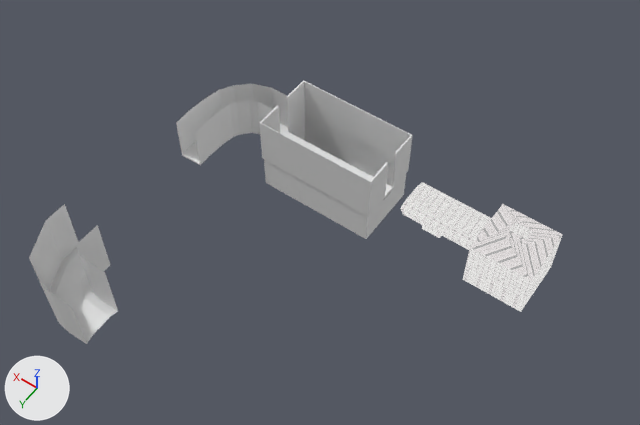
What one commit did to the Blender file Assets/lvlDesignStuff/Models/poolswaterways/liminalBathroom.blend.
Both versions are drawn from a 50 mm camera at (-641.0, 2391.0, 3332.0) aimed at (782.0, 398.0, 200.0). The lights are fixed; the arrows at lower left show +X, +Y and +Z.

The scene before the commit, as lines of its bpy script (objects in view):
```python
me_cube = bpy.data.meshes.new('Cube')
me_cube.from_pydata(...)  # 100 vertices, 95 faces; spans x -0.0312..0.0312, y -0.0312..0.0312, z -0.0458..0.0188
me_cube.materials.append(mat_pngtree_effect_picture_of_exterior_wall_of_shopping_mall_pictur)
me_cube_002 = bpy.data.meshes.new('Cube.002')
me_cube_002.from_pydata(...)  # 101 vertices, 82 faces; spans x -0.192..0.031, y -0.056..0.056, z -0.031..0.059
me_cube_002.materials.append(mat_pngtree_effect_picture_of_exterior_wall_of_shopping_mall_pictur)
me_cube_005 = bpy.data.meshes.new('Cube.005')
me_cube_005.from_pydata(...)  # 272 vertices, 259 faces; spans x -0.03..0.03, y -0.03..0.03, z -1.46..1.14
me_cube_007 = bpy.data.meshes.new('Cube.007')
me_cube_007.from_pydata(...)  # 52 vertices, 32 faces; spans x -0.033..0.044, y -0.013..0.089, z 0.087..0.807
ob_corridor = bpy.data.objects.new('corridor', me_cube_002)
ob_corridor.location = (203.0, 0.0, 59.0)
ob_corridor.scale = (-1750.0, -1750.0, -1750.0)
ob_cube = bpy.data.objects.new('Cube', me_cube_005)
ob_cube.location = (976.0, 0.0, 32.0)
ob_cube.scale = (-10100.0, -5640.0, -170.0)
ob_cube_001 = bpy.data.objects.new('Cube.001', me_cube_007)
ob_cube_001.location = (1432.0, 0.0, 0.0)
ob_cube_001.scale = (4440.0, 4440.0, 325.0)
ob_midroom = bpy.data.objects.new('midRoom', me_cube)
ob_midroom.location = (0.0, 0.0, 0.0)
ob_midroom.scale = (-4810.0, -4810.0, -4810.0)
# also in view: 'corridor.001' at (1458.0, 1257.0, 168.0)
```
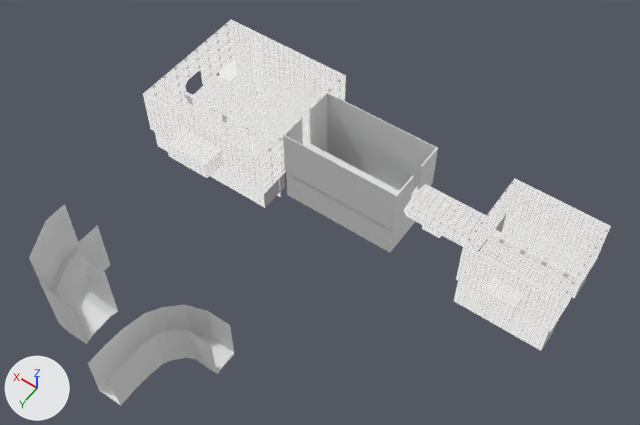
Location of each change, [x1, y1, x2, y2] in pixels of the pictures (640 x 425 px):
'Cube.003', added
    after: [143, 20, 346, 208]
'Cube', moved
    before: [260, 80, 413, 239]
    after: [283, 92, 438, 253]
'Cube.002', added
    after: [454, 179, 611, 351]
'Cube.001', moved
    before: [176, 84, 288, 165]
    after: [88, 305, 234, 406]
'midRoom', deleted
    before: [463, 204, 563, 312]

Patch to the scene script:
```diff
--- a/Assets/lvlDesignStuff/Models/poolswaterways/liminalBathroom.blend.py
+++ b/Assets/lvlDesignStuff/Models/poolswaterways/liminalBathroom.blend.py
@@ img_pngtree_effect_picture_of_exterior_wall_of_shopping_mall_pi @@
+img_pngtree_effect_picture_of_exterior_wall_of_shopping_mall_pi = load_image('pngtree-effect-picture-of-exterior-wall-of-shopping-mall-pi', 'pngtree-effect-picture-of-exterior-wall-of-shopping-mall-picture-image_1892968.png', 1200, 1206, 'sRGB')
@@ mat_pngtree_effect_picture_of_exterior_wall_of_shopping_mall_pi @@
+mat_pngtree_effect_picture_of_exterior_wall_of_shopping_mall_pi = bpy.data.materials.new('pngtree-effect-picture-of-exterior-wall-of-shopping-mall-pi')
+# uses the picture img_pngtree_effect_picture_of_exterior_wall_of_shopping_mall_pi
@@ me_cube_003 @@
+me_cube_003.from_pydata(...)  # 850 vertices, 806 faces; spans x -0.034..0.031, y -0.043..0.031, z -0.39..0.652
+me_cube_003.materials.append(mat_pngtree_effect_picture_of_exterior_wall_of_shopping_mall_pi)
@@ me_cube_001 @@
+me_cube_001.from_pydata(...)  # 312 vertices, 288 faces; spans x -0.031..0.031, y -0.043..0.031, z -0.41..0.626
+me_cube_001.materials.append(mat_pngtree_effect_picture_of_exterior_wall_of_shopping_mall_pictur)
@@ ob_midroom @@
-ob_midroom = bpy.data.objects.new('midRoom', me_cube)
-ob_midroom.location = (0.0, 0.0, 0.0)
-ob_midroom.scale = (-4810.0, -4810.0, -4810.0)
@@ ob_cube @@
 ob_cube = bpy.data.objects.new('Cube', me_cube_005)
-ob_cube.location = (976.0, 0.0, 32.0)
+ob_cube.location = (838.0, 0.0, 32.0)
 ob_cube.scale = (-10100.0, -5640.0, -170.0)
@@ ob_cube_001 @@
 ob_cube_001 = bpy.data.objects.new('Cube.001', me_cube_007)
-ob_cube_001.location = (1432.0, 0.0, 0.0)
+ob_cube_001.location = (860.0, 1169.0, 0.0)
 ob_cube_001.scale = (4440.0, 4440.0, 325.0)
@@ ob_cube_003 @@
+ob_cube_003 = bpy.data.objects.new('Cube.003', me_cube_003)
+ob_cube_003.location = (1520.0, 0.0, 0.0)
+ob_cube_003.scale = (-11800.0, -10900.0, 421.0)
@@ ob_cube_002 @@
+ob_cube_002 = bpy.data.objects.new('Cube.002', me_cube_001)
+ob_cube_002.location = (-82.0, 0.0, 0.0)
+ob_cube_002.scale = (-7470.0, -7470.0, 421.0)
```
